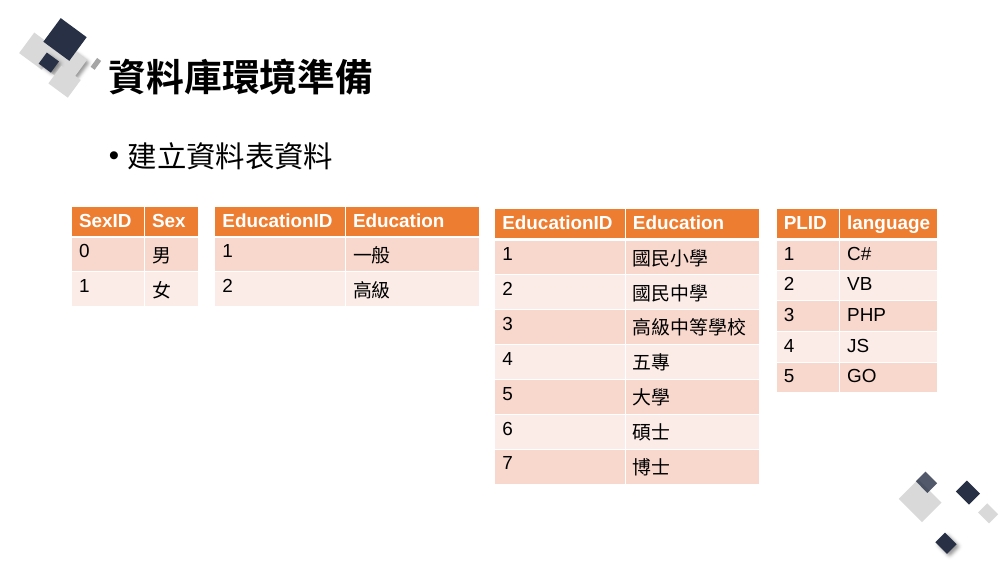
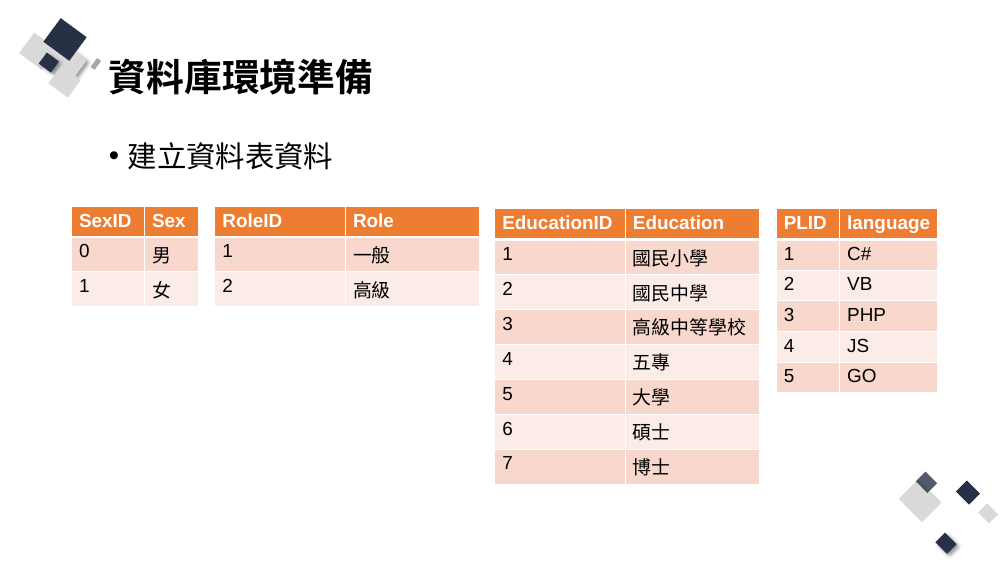
Before and after one commit to Q81JIAXIONG/-, a slide deck: slide 7 of 投影片/3.網站程式與資料庫溝通、互動.pptx. Drawn at 1008x567 pixels with LibreOffice and Linux fonts; fonts in the diff are those of the drawing. Boxes give left, top, right and bottom in pixels: in the first picture for what was removed or moved away, otherwise in the second. Text is boxed around its words. In the diff, an @@ line names an element or a change of style, - is before the commit and + after.

Commit message:
調整角色資料表名稱

```diff
--- a/投影片/3.網站程式與資料庫溝通、互動.pptx
+++ b/投影片/3.網站程式與資料庫溝通、互動.pptx
@@ table at (215,206,479,303) @@
-row 1, column 1: EducationID
+row 1, column 1: RoleID
-row 1, column 2: Education
+row 1, column 2: Role
```
Also in this commit, not shown: 4 other slides changed, 2 other files.
